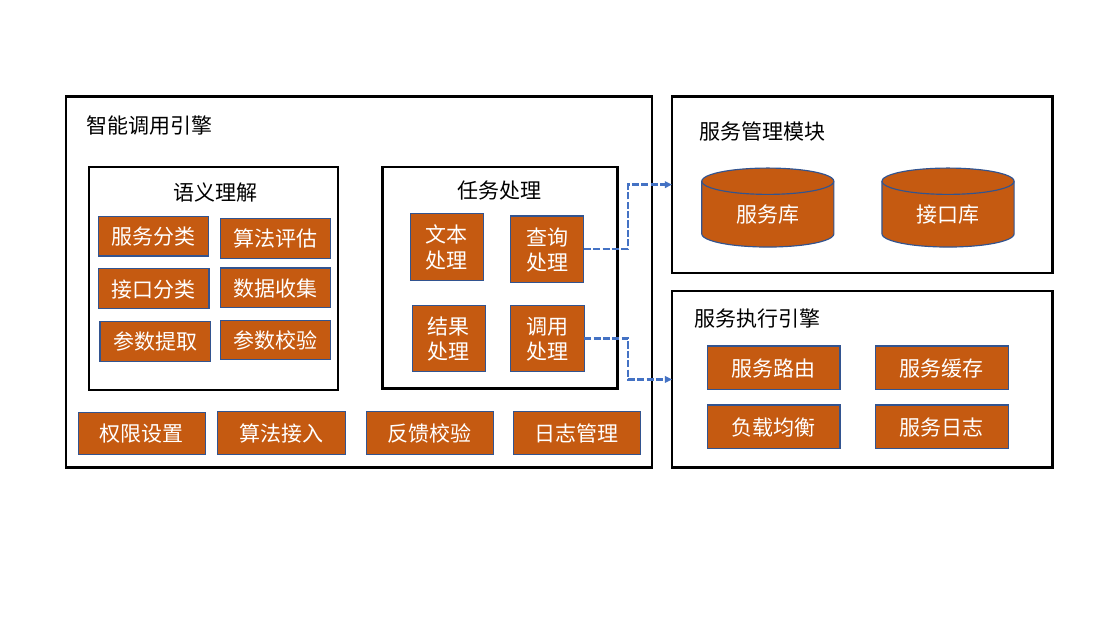
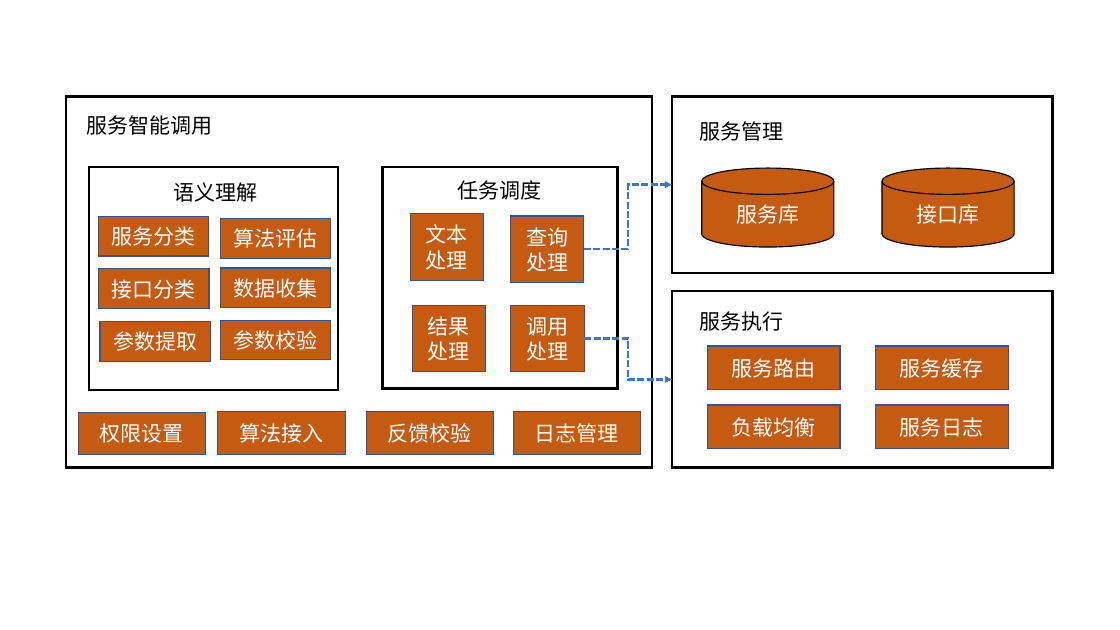
Before and after one commit to weixiao2333/zjuthesis-mphil, a slide deck: slide 31 of 论文图.pptx. Drawn at 1120x630 pixels with LibreOffice and Linux fonts; fonts in the diff are those of the drawing. Boxes give left, top, right and bottom in pixels: in the first picture for what was removed or moved away, otherwise in the second. Text is boxed around its words. In the diff, an @@ line names an element or a change of style, - is before the commit and + after.

```diff
--- a/论文图.pptx
+++ b/论文图.pptx
@@ text at [87,115,213,135]: text changed @@
-智能调用引擎
+服务智能调用
@@ text at [700,121,784,141]: text changed @@
-服务管理模块
+服务管理
@@ cylinder "服务库" at [702,168,833,247]: outline #325491 1 pt to #000000 1 pt @@
@@ cylinder "接口库" at [882,168,1014,247]: outline #325491 1 pt to #000000 1 pt @@
@@ text at [458,180,542,200]: text changed @@
-任务处理
+任务调度
@@ text at [700,311,784,331]: text changed @@
-服务执行引擎
+服务执行
```
Also in this commit, not shown: 9 other slides changed, 1 slide added, 3 other files.
